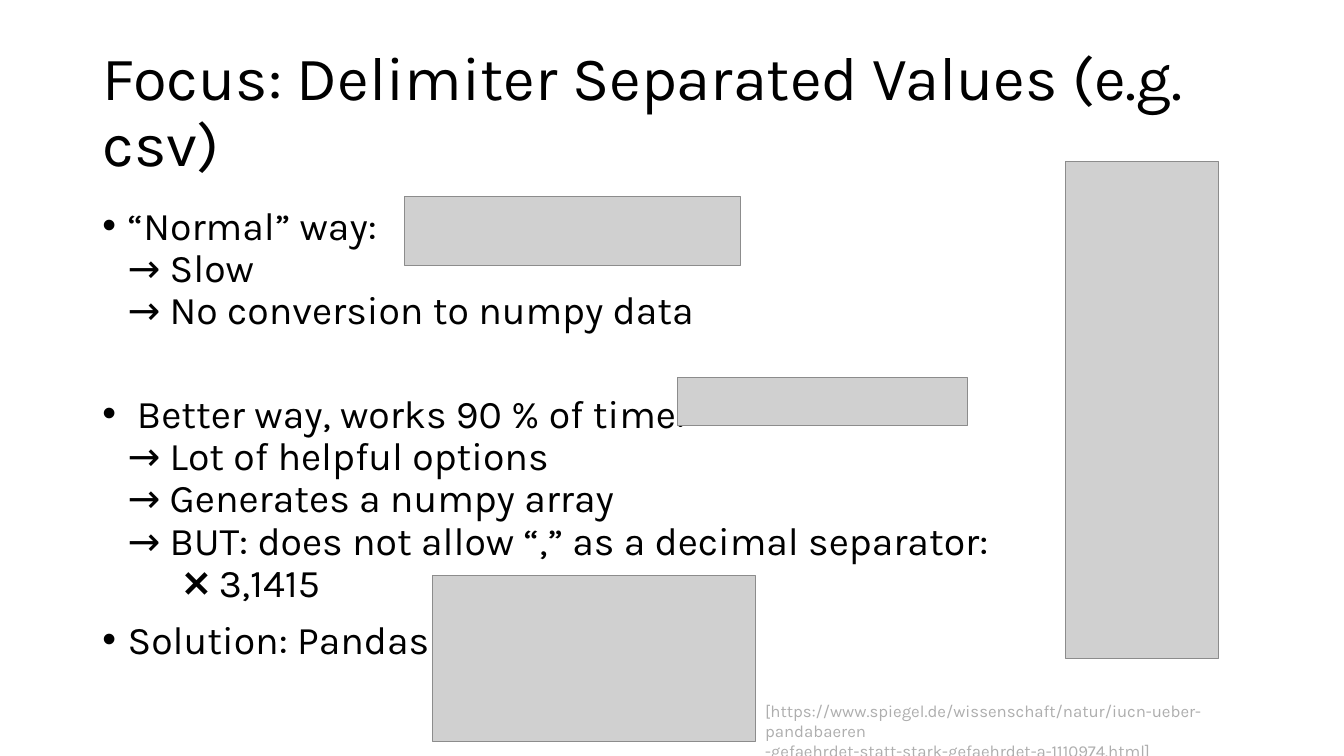
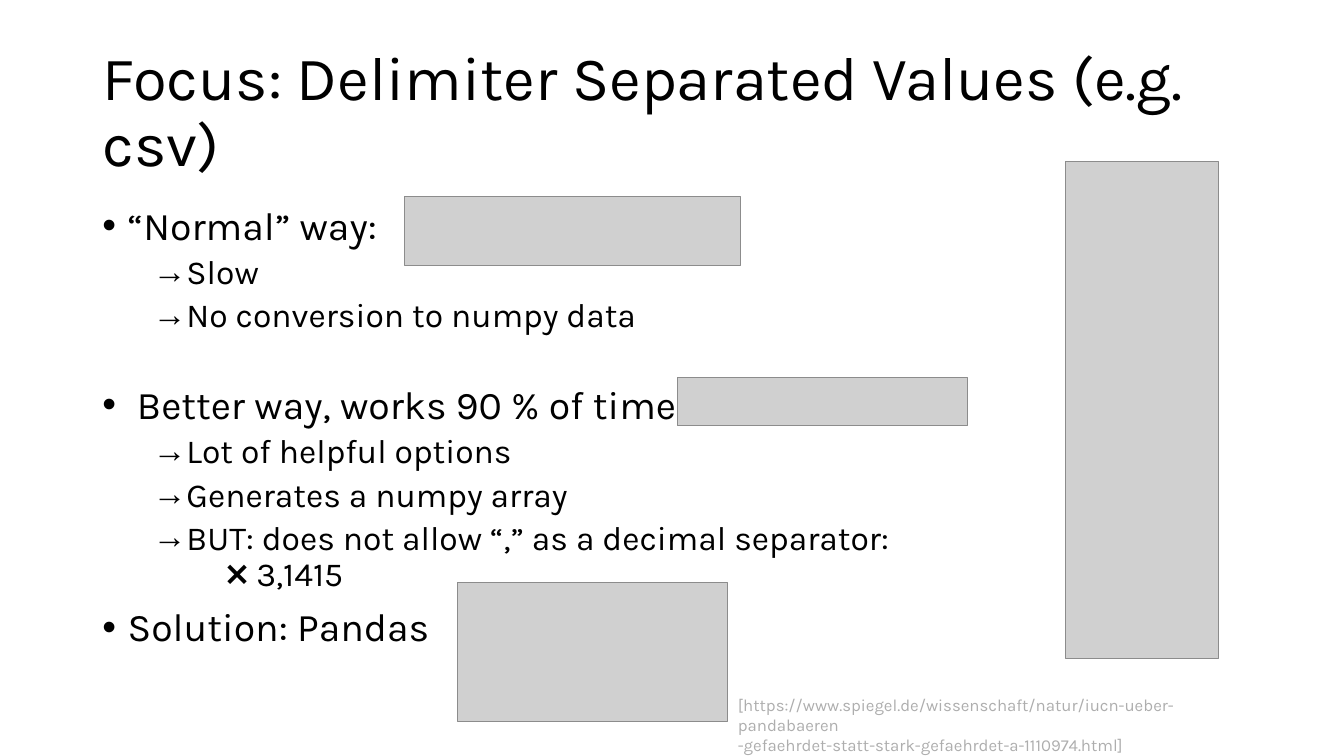
Before and after one commit to jonathanbollig/pycophy, a slide deck: slide 2 of Lecture Resources/Lecture Powerpoints/Chunk 11 - Reading and Writing Data.pptx. Drawn at 1344x756 pixels with LibreOffice and Linux fonts; fonts in the diff are those of the drawing; grey boxes stand for pictures. Boxes give left, top, right and bottom in pixels: in the first picture for what was removed or moved away, otherwise in the second. Text is boxed around its words. In the diff, an @@ line names an element or a change of style, - is before the commit and + after.

```diff
--- a/Lecture Resources/Lecture Powerpoints/Chunk 11 - Reading and Writing Data.pptx
+++ b/Lecture Resources/Lecture Powerpoints/Chunk 11 - Reading and Writing Data.pptx
@@ text at [128, 213, 888, 590]: text changed; size 28 to 24 pt @@
-• “Normal” way:
-  → Slow
-  → No conversion to numpy data
-• Better way, works 90 % of time:
-  → Lot of helpful options
-  → Generates a numpy array
-  → BUT: does not allow “,” as a decimal separator:
-  ❌ 3,1415
+• “Normal” way:
+  → Slow
+  → No conversion to numpy data
+• Better way, works 90 % of time:
+  → Lot of helpful options
+  → Generates a numpy array
+  → BUT: does not allow “,” as a decimal separator:
+    ❌ 3,1415
@@ picture: place and size @@
-picture at [433, 576, 755, 741]
+picture at [458, 583, 728, 722]
@@ text "[https://www.spiegel.de/wissenschaft/natur/iucn-ueber-pandab ..." rewrapped from [765, 705, 1201, 741] to [738, 699, 1174, 755] @@
```
Also in this commit, not shown: 6 other slides changed.
